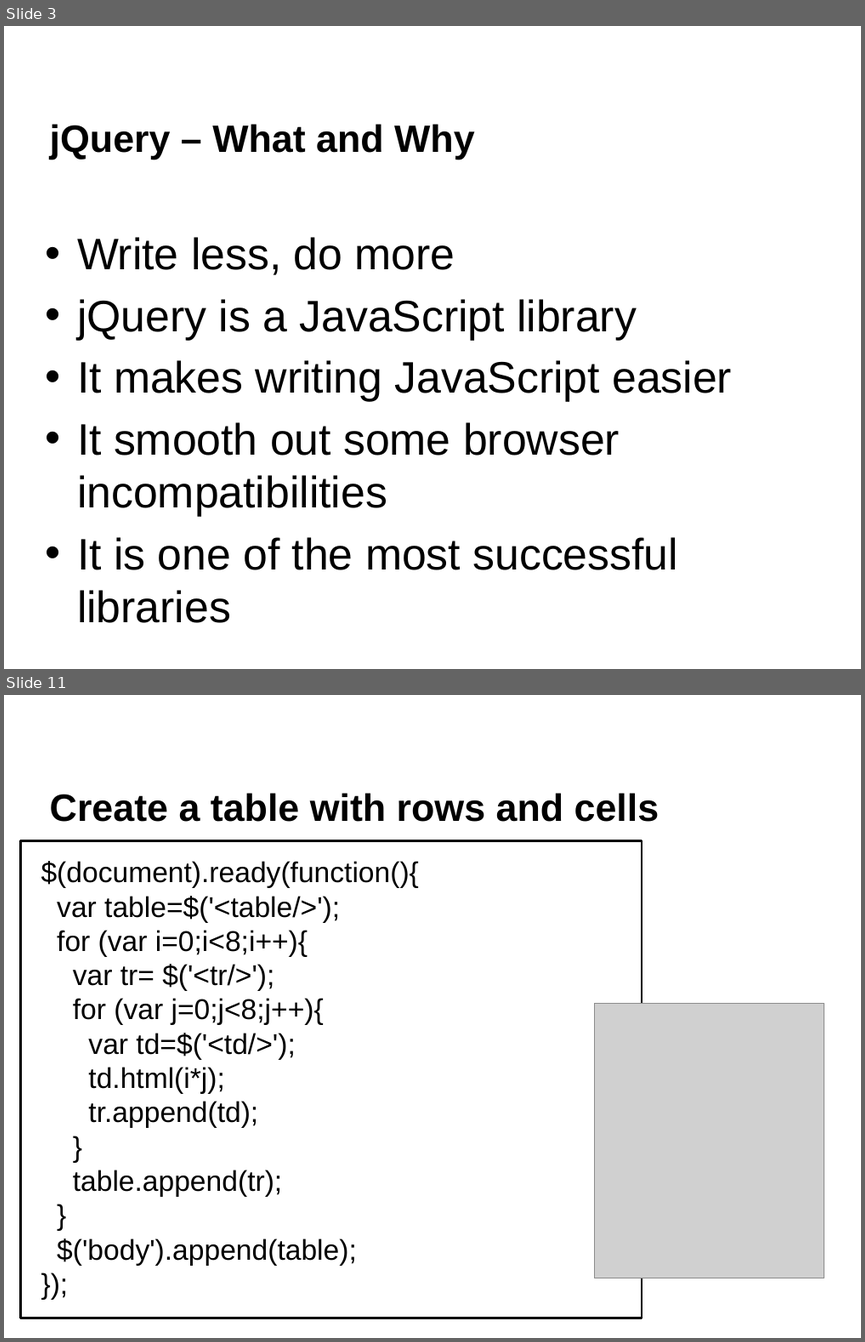
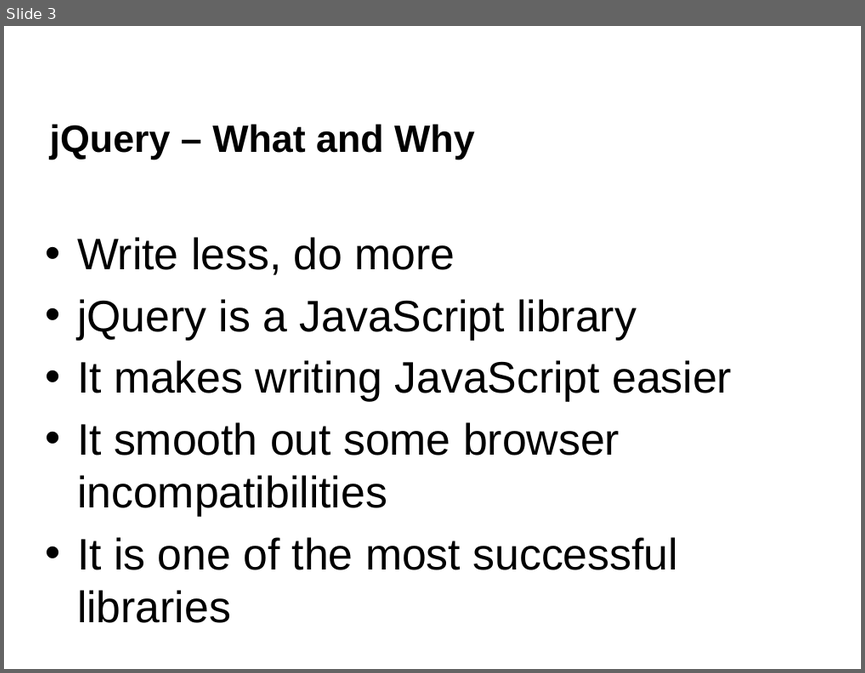
Before and after one commit to napier40000036/jQueryTutorial, a slide deck: jQuery L01 Introduction.pptx. Shown one above the other, each under a label of ours: slides 3 and 11 before the commit, slide 3 after it; the slides between them are not shown. The pictures are 865x1342 and 865x673 pixels, drawn with LibreOffice and Linux fonts; fonts in the diff are those of the drawing; grey boxes stand for pictures; background and template pictures are left out. Boxes give left, top, right and bottom in pixels: in the first picture for what was removed or moved away, otherwise in the second. Text is boxed around its words. In the diff, an @@ line names an element or a change of style, - is before the commit and + after.

```diff
--- a/jQuery L01 Introduction.pptx
+++ b/jQuery L01 Introduction.pptx
@@ slide 11 removed at (4,695,861,1338), background #FFFFFF @@
@@ title removed at (50,793,659,822) @@
-Create a table with rows and cells
@@ rectangle removed at (21,840,642,1317) @@
-$(document).ready(function(){
-var table=$('<table/>');
-for (var i=0;i<8;i++){
-var tr= $('<tr/>');
-for (var j=0;j<8;j++){
-var td=$('<td/>');
-td.html(i*j);
-tr.append(td);
-}
-table.append(tr);
-}
-$('body').append(table);
-});
@@ picture removed at (595,1003,824,1277) @@
```
Also in this commit, not shown: 7 slides changed, 16 slides added, 2 other slides removed, 2 other files.
